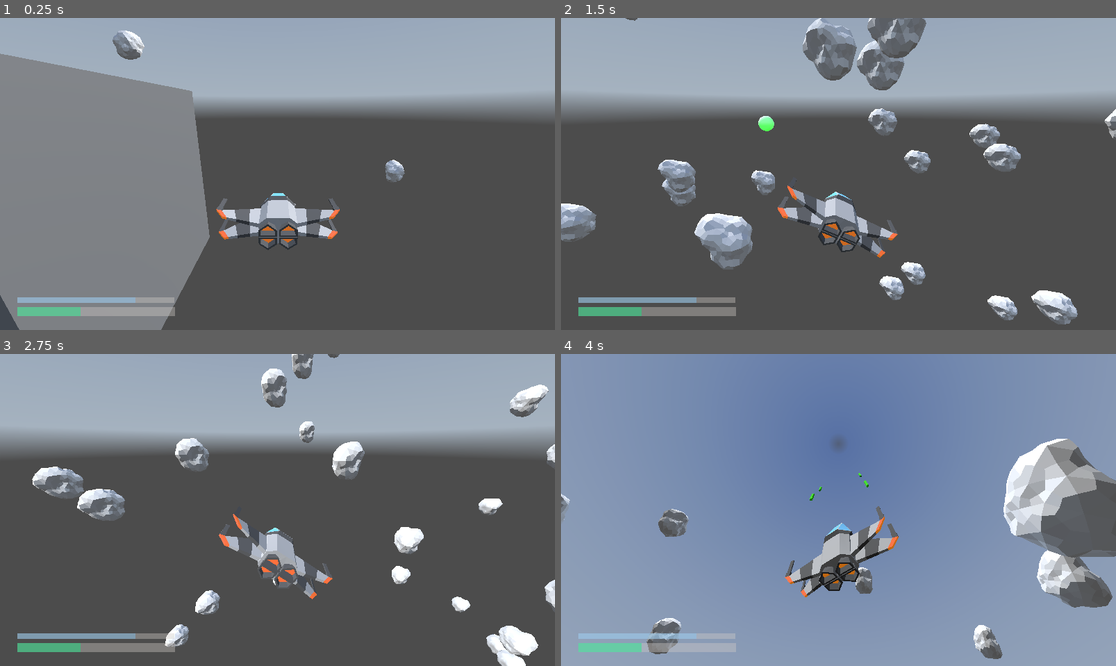
Above: before the commit, frames 1-4 (two rows, left to right).
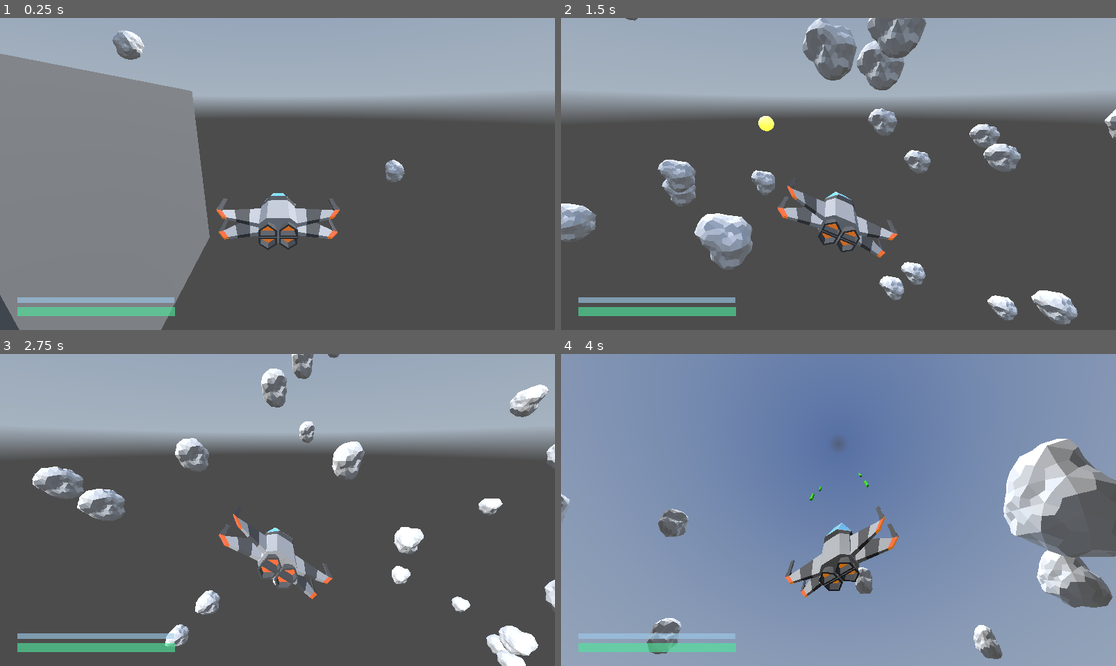
Above: after the commit, the same moments.

Repository: matousposp08/SpaceGame
Game: Godot game, scene res://scenes/root.tscn
The game is run twice, just before and just after one commit, with the same random seed, the same clock (stepped at 60 frames per second) and the same inputs. A sky picture missing from this copy of the repository is replaced by a grey-blue gradient.
Inputs (mouse positions are in pixels of both pictures, inside the frame that each line leads up to):
- Up to frame 1 (0.25 s): no input
- Up to frame 2 (1.5 s): tap Enter (ui_accept) at 0.5, 0.77 s; move the mouse to (960, 158) at 0.52 s; hold Right (ui_right) 0.53-1.28 s; hold Space (shoot) 0.53-1.28 s; move the mouse to (727, 189) at 1.27 s; hold X (brake) from 1.28 s (still down); tap Shift (boost) at 1.35 s
- Up to frame 3 (2.75 s): tap Enter (ui_accept) at 1.52 s; tap Space (shoot) at 1.55 s; move the mouse to (333, 441) at 2.02 s; release X (brake) at 2.03 s; hold Right (ui_right) from 2.03 s (still down); hold Space (shoot) from 2.03 s (still down)
- Up to frame 4 (4 s): move the mouse to (810, 572) at 2.77 s; release Right (ui_right) at 2.78 s; release Space (shoot) at 2.78 s; hold Up (ui_up) 2.78-3.53 s; tap Space (shoot) at 2.85, 3.8 s; tap Enter (ui_accept) at 3.02, 3.77 s; move the mouse to (1005, 556) at 3.52 s; hold Left (ui_left) from 3.53 s (still down); hold Shift (boost) from 3.53 s (still down)

The runs differ from the first frame. In frame 1, 0.6% of the frame differs, in the area x 14-32%, y 89-96%; in frame 2, 0.7%, in the area x 14-39%, y 31-96%; in frame 3, 0.6%; in frame 4, 0.6%.

Commit message:
player: add damage functionality on collision

Diff:
--- a/Dogfights/scenes/asteroids.tscn
+++ b/Dogfights/scenes/asteroids.tscn
@@ -16,7 +16,7 @@
 transform = Transform3D(1, 0, 0, 0, 1, 0, 0, 0, 1, -0.640731, -0.399147, -0.405487)
 shape = SubResource("SphereShape3D_l7gkf")
 
-[node name="Area3D" type="Area3D" parent="."]
+[node name="Area3D" type="Area3D" parent="." groups=["asteroid"]]
 transform = Transform3D(1, 0, 0, 0, 1, 0, 0, 0, 1, -0.484974, -0.267061, -0.494008)
 
 [node name="CollisionShape3D" type="CollisionShape3D" parent="Area3D"]
--- a/Dogfights/scenes/charge_shot.tscn
+++ b/Dogfights/scenes/charge_shot.tscn
@@ -1,10 +1,11 @@
-[gd_scene load_steps=5 format=3 uid="uid://cvqb8hdf4e5sy"]
+[gd_scene load_steps=8 format=3 uid="uid://cvqb8hdf4e5sy"]
 
 [ext_resource type="Script" path="res://scripts/chargeShot.gd" id="1_1v2s6"]
 
 [sub_resource type="StandardMaterial3D" id="StandardMaterial3D_e6b26"]
+albedo_color = Color(0.960784, 0.968627, 0.87451, 1)
 emission_enabled = true
-emission = Color(0, 1, 0, 1)
+emission = Color(0.721569, 1, 0, 1)
 emission_energy_multiplier = 2.0
 
 [sub_resource type="SphereMesh" id="SphereMesh_elrij"]
@@ -14,6 +15,21 @@
 
 [sub_resource type="SphereShape3D" id="SphereShape3D_2qq0i"]
 radius = 2.0
+
+[sub_resource type="ParticleProcessMaterial" id="ParticleProcessMaterial_k21wn"]
+lifetime_randomness = 1.0
+direction = Vector3(1, 1, 1)
+spread = 90.0
+initial_velocity_min = -100.0
+initial_velocity_max = 100.0
+
+[sub_resource type="StandardMaterial3D" id="StandardMaterial3D_unsfi"]
+albedo_color = Color(1, 1, 0, 1)
+emission_enabled = true
+emission = Color(1, 0.756863, 0, 1)
+
+[sub_resource type="BoxMesh" id="BoxMesh_n3qvo"]
+material = SubResource("StandardMaterial3D_unsfi")
 
 [node name="chargeShot" type="Node3D"]
 script = ExtResource("1_1v2s6")
@@ -26,3 +42,15 @@
 
 [node name="CollisionShape3D" type="CollisionShape3D" parent="Area3D"]
 shape = SubResource("SphereShape3D_2qq0i")
+
+[node name="GPUParticles3D" type="GPUParticles3D" parent="."]
+emitting = false
+amount = 18
+lifetime = 2.0
+one_shot = true
+explosiveness = 1.0
+process_material = SubResource("ParticleProcessMaterial_k21wn")
+draw_pass_1 = SubResource("BoxMesh_n3qvo")
+
+[connection signal="area_entered" from="Area3D" to="." method="_on_area_3d_area_entered"]
+[connection signal="body_entered" from="Area3D" to="." method="_on_area_3d_body_entered"]
--- a/Dogfights/scenes/laser.tscn
+++ b/Dogfights/scenes/laser.tscn
@@ -27,7 +27,7 @@
 [sub_resource type="BoxMesh" id="BoxMesh_rvuk3"]
 material = SubResource("StandardMaterial3D_gvwt5")
 
-[node name="laser" type="Node3D"]
+[node name="laser" type="Node3D" groups=["laser"]]
 transform = Transform3D(5, 0, 0, 0, 5, 0, 0, 0, 5, 0, 0, 0)
 script = ExtResource("1_haix8")
 
--- a/Dogfights/scenes/plaine_ui.tscn
+++ b/Dogfights/scenes/plaine_ui.tscn
@@ -1,4 +1,6 @@
-[gd_scene load_steps=5 format=3 uid="uid://ctrxxju7y0exu"]
+[gd_scene load_steps=6 format=3 uid="uid://ctrxxju7y0exu"]
+
+[ext_resource type="Script" path="res://scripts/plaine_ui.gd" id="1_wbnpd"]
 
 [sub_resource type="StyleBoxFlat" id="StyleBoxFlat_o4dns"]
 bg_color = Color(0.819608, 0.796078, 0.780392, 1)
@@ -13,6 +15,7 @@
 bg_color = Color(0.486275, 0.784314, 1, 1)
 
 [node name="PLAINE UI" type="CanvasLayer"]
+script = ExtResource("1_wbnpd")
 
 [node name="Node2D" type="Node2D" parent="."]
 modulate = Color(1, 1, 1, 0.392157)
--- a/Dogfights/scenes/root.tscn
+++ b/Dogfights/scenes/root.tscn
@@ -1,8 +1,7 @@
-[gd_scene load_steps=9 format=3 uid="uid://b3u4jhemhepbr"]
+[gd_scene load_steps=8 format=3 uid="uid://b3u4jhemhepbr"]
 
 [ext_resource type="Texture2D" uid="uid://gqdtxl4r2dox" path="res://textures/SolAsteroidBeltHDRI.png" id="1_31hwd"]
 [ext_resource type="Script" path="res://scripts/root.gd" id="1_yfje4"]
-[ext_resource type="PackedScene" uid="uid://ctrxxju7y0exu" path="res://scenes/plaine_ui.tscn" id="3_87hgy"]
 [ext_resource type="PackedScene" uid="uid://b443ceba685uv" path="res://scenes/ship.tscn" id="3_nsaci"]
 
 [sub_resource type="BoxShape3D" id="BoxShape3D_8n52f"]
@@ -34,7 +33,5 @@
 [node name="WorldEnvironment" type="WorldEnvironment" parent="Scenery"]
 environment = SubResource("Environment_x4t8m")
 
-[node name="PLAINE UI" parent="." instance=ExtResource("3_87hgy")]
-
 [node name="ship" parent="." instance=ExtResource("3_nsaci")]
 transform = Transform3D(0.1, 0, 0, 0, 0.1, 0, 0, 0, 0.1, 0, 0, 0)
--- a/Dogfights/scenes/ship.tscn
+++ b/Dogfights/scenes/ship.tscn
@@ -1,8 +1,9 @@
-[gd_scene load_steps=7 format=3 uid="uid://b443ceba685uv"]
+[gd_scene load_steps=8 format=3 uid="uid://b443ceba685uv"]
 
 [ext_resource type="Script" path="res://scripts/plane.gd" id="1_6vsd0"]
 [ext_resource type="PackedScene" uid="uid://6vf4hbcww1sg" path="res://ship.glb" id="2_glmua"]
 [ext_resource type="PackedScene" uid="uid://cocv4thwj48tu" path="res://models/low-poly_spaceship_2.glb" id="3_8w1rn"]
+[ext_resource type="PackedScene" uid="uid://ctrxxju7y0exu" path="res://scenes/plaine_ui.tscn" id="4_g28xp"]
 
 [sub_resource type="BoxShape3D" id="BoxShape3D_yc67g"]
 
@@ -28,7 +29,7 @@
 properties/5/spawn = true
 properties/5/replication_mode = 1
 
-[node name="ship" type="CharacterBody3D"]
+[node name="ship" type="CharacterBody3D" groups=["player"]]
 collision_layer = 2
 script = ExtResource("1_6vsd0")
 
@@ -43,7 +44,7 @@
 transform = Transform3D(23, 0, 0, 0, 6, 0, 0, 0, 20, 0, 0, 0)
 shape = SubResource("BoxShape3D_yc67g")
 
-[node name="Area3D" type="Area3D" parent="."]
+[node name="Area3D" type="Area3D" parent="." groups=["player"]]
 
 [node name="CollisionShape3D" type="CollisionShape3D" parent="Area3D"]
 transform = Transform3D(23, 0, 0, 0, 6, 0, 0, 0, 20, 0, 0, 0)
@@ -63,3 +64,7 @@
 transform = Transform3D(1, 0, 0, 0, 1, 0, 0, 0, 1, 0, 6.35326, 0)
 pixel_size = 0.05
 billboard = 2
+
+[node name="PLAINE UI" parent="." instance=ExtResource("4_g28xp")]
+
+[connection signal="area_entered" from="Area3D" to="." method="_on_area_3d_area_entered"]
--- a/Dogfights/scripts/chargeShot.gd
+++ b/Dogfights/scripts/chargeShot.gd
@@ -2,6 +2,8 @@
 
 var SPEED = -300
 var x
+var explode = false
+var y = 20
 # Called when the node enters the scene tree for the first time.
 func _ready():
 	scale *= 5
@@ -11,5 +13,23 @@
 func _process(delta):
 	position += transform.basis * Vector3(0,0,-SPEED) * delta
 	x -= 1
-	if (x < 1) :
+	if explode:
+		y -= 1
+	if (x < 1 or y < 1) :
 		queue_free()
+
+
+func destroy():
+	#print("yes")
+	explode = true
+	$GPUParticles3D.emitting = true
+	$Area3D/CollisionShape3D.disabled = true
+
+func _on_area_3d_area_entered(area):
+	if not area.is_in_group(get_groups()[0]):
+		destroy()
+
+
+func _on_area_3d_body_entered(body):
+	if not body.is_in_group(get_groups()[0]):
+		destroy()
--- a/Dogfights/scripts/laser.gd
+++ b/Dogfights/scripts/laser.gd
@@ -17,7 +17,7 @@
 	x -= 1
 	if explode:
 		y -= 1
-	if (x < 1 or y < 0) :
+	if (x < 1 or y < 1) :
 		queue_free()
 
 func destroy():
@@ -28,16 +28,20 @@
 	$Area3D2/CollisionShape3D.disabled = true
 
 func _on_area_3d_area_entered(area):
-	destroy()
+	if not area.is_in_group(get_groups()[0]):
+		destroy()
 
 
 func _on_area_3d_2_area_entered(area):
-	destroy()
+	if not area.is_in_group(get_groups()[0]):
+		destroy()
 
 
 func _on_area_3d_body_entered(body):
-	destroy()
+	if not body.is_in_group(get_groups()[0]):
+		destroy()
 
 
 func _on_area_3d_2_body_entered(body):
-	destroy()
+	if not body.is_in_group(get_groups()[0]):
+		destroy()
--- /dev/null
+++ b/Dogfights/scripts/plaine_ui.gd
@@ -0,0 +1,12 @@
+extends CanvasLayer
+
+
+# Called when the node enters the scene tree for the first time.
+func _ready():
+	pass # Replace with function body.
+
+
+# Called every frame. 'delta' is the elapsed time since the previous frame.
+func _process(delta):
+	$Node2D/ProgressBar.value = get_parent().health
+	$Node2D/ProgressBar2.value = get_parent().shield
--- a/Dogfights/scripts/plane.gd
+++ b/Dogfights/scripts/plane.gd
@@ -7,6 +7,8 @@
 var yvel = 0
 var rev = 0
 var charge = 0
+var health = 100
+var shield = 100
 
 var LASER : PackedScene = preload('res://scenes/laser.tscn')
 var CHARGE : PackedScene = preload('res://scenes/charge_shot.tscn')
@@ -109,6 +111,7 @@
 
 func laser(pos, bas):
 	var instance = LASER.instantiate()
+	instance.add_to_group("player")
 	instance.position = pos
 	instance.transform.basis = bas
 	#print(str(position) + " " + str(instance.position))
@@ -116,7 +119,16 @@
 
 func chargeShot(pos, bas):
 	var instance = CHARGE.instantiate()
+	instance.add_to_group("player")
 	instance.position = pos
 	instance.transform.basis = bas
 	#print(str(position) + " " + str(instance.position))
 	get_parent().add_child(instance)
+
+
+func _on_area_3d_area_entered(area):
+	if not area.is_in_group("player"):
+		if area.is_in_group("laser"):
+			health -= 2
+		if area.is_in_group("asteroid"):
+			health -= 20
Not shown: 1 places in Dogfights/npc.tscn that only renumber resources
